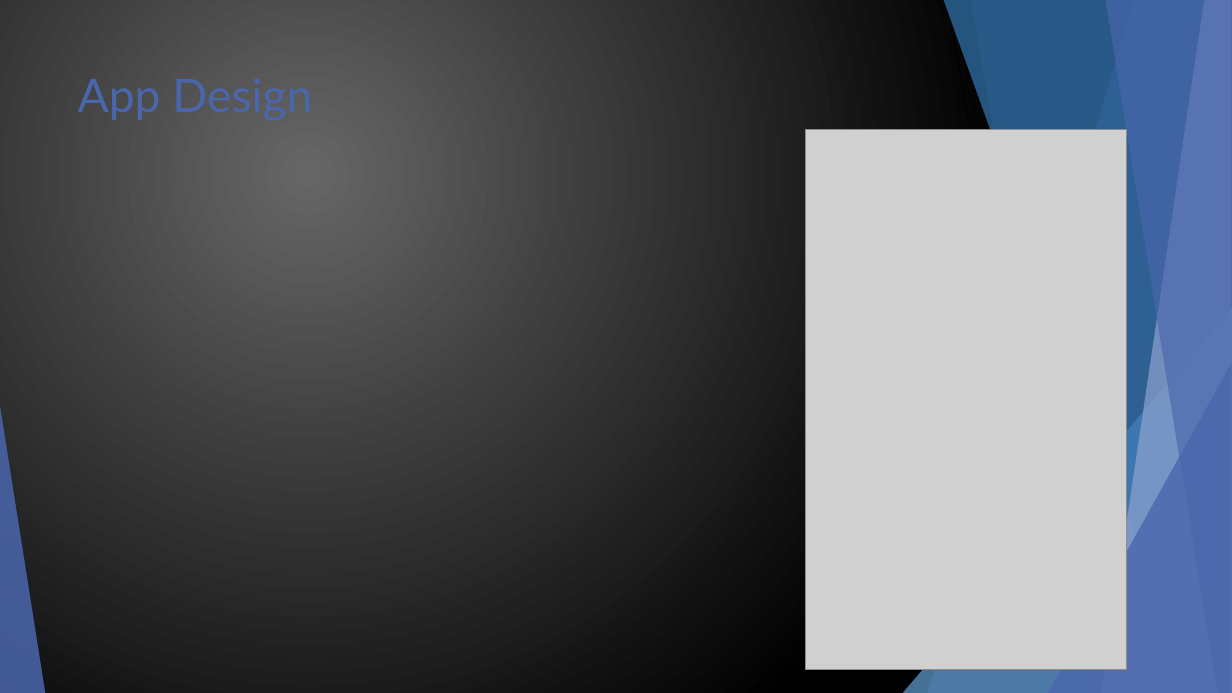
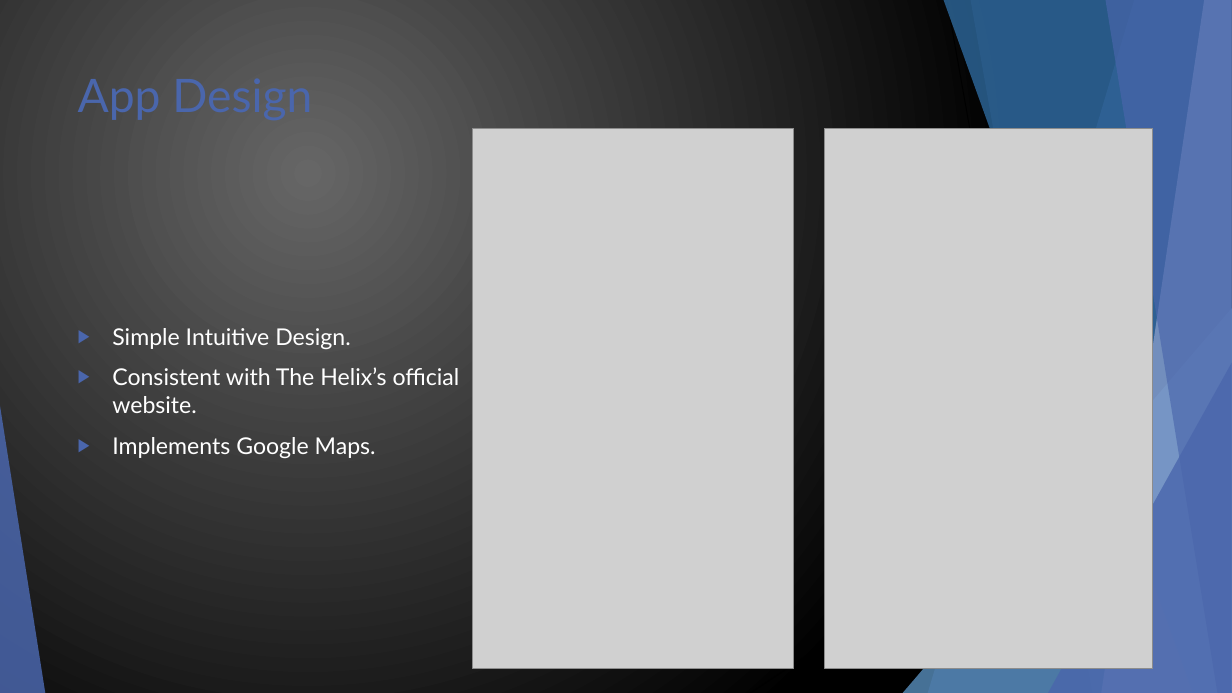
Before and after one commit to glasgow2016/team-5, a slide deck: slide 5 of Design.pptx. Drawn at 1232x693 pixels with LibreOffice and Linux fonts; fonts in the diff are those of the drawing; grey boxes stand for pictures. Boxes give left, top, right and bottom in pixels: in the first picture for what was removed or moved away, otherwise in the second. Text is boxed around its words. In the diff, an @@ line names an element or a change of style, - is before the commit and + after.

Commit message:
App Design + Improvements/Extensions slide added

```diff
--- a/Design.pptx
+++ b/Design.pptx
@@ picture: place and size @@
-picture at [806,129,1128,669]
+picture at [472,128,794,668]
@@ picture added at [825,128,1153,668] @@
@@ text added at [112,328,460,458], 18 pt, text #FFFFFF @@
+▶ Simple Intuitive Design.
+▶ Consistent with The Helix’s official website.
+▶ Implements Google Maps.
```
Also in this commit, not shown: 2 other slides changed.
